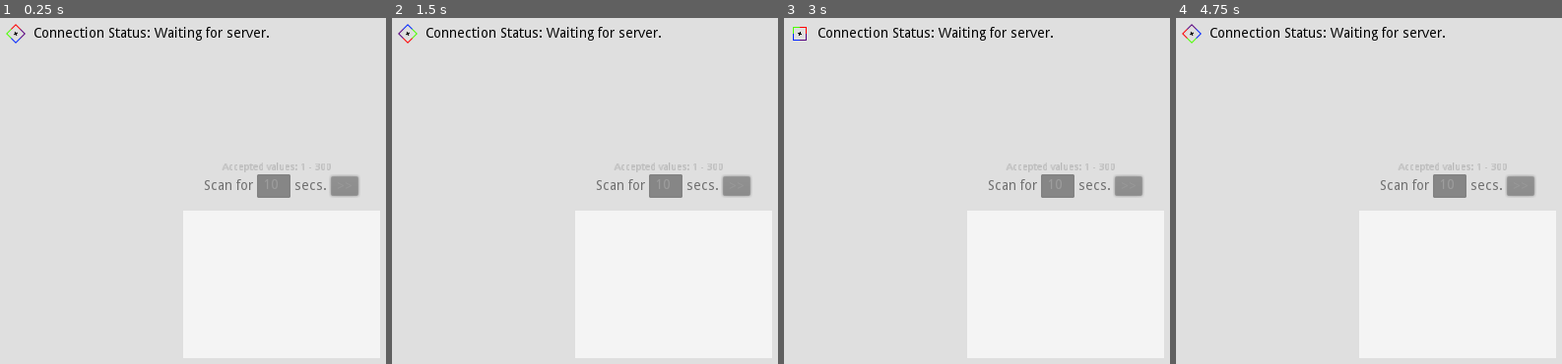
Above: before the commit, frames 1-4 (left to right).
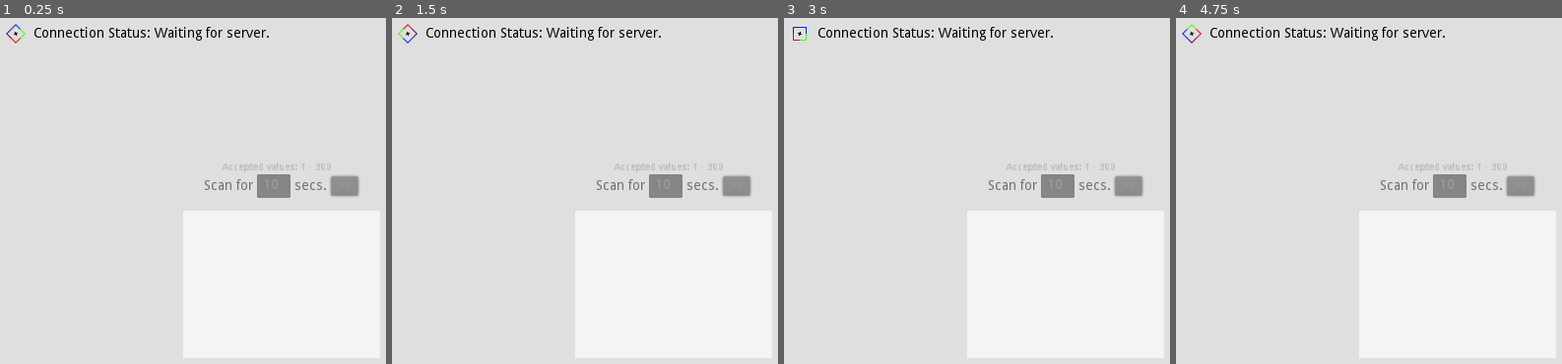
Above: after the commit, the same moments.

Repository: Aramatis/HRM-Godot-Integration
Game: Godot game, scene res://Root.tscn
Same seed, same stepped clock (60 frames per second), same inputs: the game is played once before the commit and once after it.
Inputs:
- Up to frame 1 (0.25 s): no input
- Up to frame 2 (1.5 s): tap Enter at 0.5 s; hold Right (ui_right) 0.53-1.28 s; tap Space at 1.25 s; hold Left (ui_left) from 1.28 s (still down)
- Up to frame 3 (3 s): tap Enter at 2 s; release Left (ui_left) at 2.03 s; hold Right (ui_right) from 2.03 s (still down); tap Space at 2.75 s
- Up to frame 4 (4.75 s): tap Enter at 3.5 s; release Right (ui_right) at 3.53 s; hold Left (ui_left) from 3.53 s (still down); tap Space at 4.25 s

The runs differ from the first frame. In frame 1, less than 0.1% of the frame differs, in the area x 1-7%, y 1-8%; in frame 2, less than 0.1%; in frame 3, less than 0.1%; in frame 4, less than 0.1%.

Commit message:
Added working vibrate and messaging popups to the HRM graph

Diff:
--- a/HrmGraph.gd
+++ b/HrmGraph.gd
@@ -14,6 +14,12 @@
 var x_scale : Vector2
 var y_scale : Vector2
 var indicator
+var PopupMsg : PopupDialog
+var PopupVbr : PopupDialog
+
+# Signals
+signal vibrate_by(secs)
+signal send_msg(msg)
 
 # Called when the node enters the scene tree for the first time.
 func _ready():
@@ -29,6 +35,8 @@
 	indicator.position = Vector2(300, 300)
 	hr_label = $MeanHR
 	val_label = $MeanValence
+	PopupMsg = $PopupMessage
+	PopupVbr = $PopupVibrate
 	y_axis.connect("name_resized", self, "_on_y_axis_name_change_size")
 	x_axis.set_labels("Valence", x_scale[0], x_scale[1])
 	y_axis.set_labels("Heart Rate (bpm) ", y_scale[0], y_scale[1])
@@ -95,3 +103,28 @@
 	var scale_size = real_scale[1] - real_scale[0]
 	result *= (graph_scale.length() / scale_size)
 	return result
+
+# Handles the pressing of the vibrate icon
+func _on_vibrate_icon_press():
+	PopupVbr.popup()
+
+# Handles the pressing of the message icon
+func _on_message_icon_press():
+	PopupMsg.popup()
+
+# Handles vibrate send button pressing
+func _on_vibrate_button_press() -> void:
+	var time = PopupVbr.get_node("Time")
+	var seconds = time.get_text()
+	if seconds.is_valid_integer():
+		var n := int(seconds)
+		if (n > 0):
+			emit_signal("vibrate_by", n)
+			PopupVbr.hide()
+
+# Handles message send button pressing
+func _on_message_button_press() -> void:
+	var msg = PopupMsg.get_node("Msg")
+	var text = msg.get_text()
+	emit_signal("send_msg", text)
+	PopupMsg.hide()
--- a/HrmGraph.tscn
+++ b/HrmGraph.tscn
@@ -1,8 +1,12 @@
-[gd_scene load_steps=4 format=2]
-
+[gd_scene load_steps=8 format=2]
+
+[ext_resource path="res://art/Textures/vibrate-2.png" type="Texture" id=1]
 [ext_resource path="res://HrmGraph.gd" type="Script" id=2]
+[ext_resource path="res://art/Textures/vibrate-1.png" type="Texture" id=3]
 [ext_resource path="res://Indicator.tscn" type="PackedScene" id=4]
 [ext_resource path="res://Axis.tscn" type="PackedScene" id=5]
+[ext_resource path="res://art/Textures/message-1.png" type="Texture" id=6]
+[ext_resource path="res://art/Textures/message-2.png" type="Texture" id=7]
 
 [node name="HrmGraph" type="Control"]
 margin_right = 600.0
@@ -80,3 +84,192 @@
 [node name="yAxis" parent="." instance=ExtResource( 5 )]
 
 [node name="HRIndicator" parent="." instance=ExtResource( 4 )]
+
+[node name="PopupVibrate" type="PopupDialog" parent="."]
+anchor_left = 1.0
+anchor_top = 0.1
+anchor_right = 1.0
+anchor_bottom = 0.1
+margin_left = -100.0
+margin_top = -3.0
+margin_right = -25.0
+margin_bottom = 70.0
+__meta__ = {
+"_edit_use_anchors_": false
+}
+
+[node name="Desc" type="Label" parent="PopupVibrate"]
+anchor_left = 0.5
+anchor_top = 0.05
+anchor_right = 0.5
+anchor_bottom = 0.05
+margin_left = -33.5
+margin_top = 3.35
+margin_right = 57.5
+margin_bottom = 17.35
+grow_horizontal = 2
+rect_scale = Vector2( 0.75, 0.75 )
+text = "Vibrate for"
+align = 1
+__meta__ = {
+"_edit_use_anchors_": false
+}
+
+[node name="Time" type="LineEdit" parent="PopupVibrate"]
+anchor_left = 0.5
+anchor_top = 0.05
+anchor_right = 0.5
+anchor_bottom = 0.05
+margin_left = -21.5
+margin_top = 15.35
+margin_right = 36.5
+margin_bottom = 39.35
+grow_horizontal = 2
+rect_scale = Vector2( 0.75, 0.75 )
+text = "10"
+align = 1
+max_length = 3
+__meta__ = {
+"_edit_use_anchors_": false
+}
+
+[node name="Secs" type="Label" parent="PopupVibrate"]
+anchor_left = 0.5
+anchor_top = 0.05
+anchor_right = 0.5
+anchor_bottom = 0.05
+margin_left = -33.5
+margin_top = 35.35
+margin_right = 57.5
+margin_bottom = 49.35
+grow_horizontal = 2
+rect_scale = Vector2( 0.75, 0.75 )
+text = "seconds"
+align = 1
+__meta__ = {
+"_edit_use_anchors_": false
+}
+
+[node name="Button" type="Button" parent="PopupVibrate"]
+anchor_left = 0.5
+anchor_top = 0.71
+anchor_right = 0.5
+anchor_bottom = 0.71
+margin_left = -12.5
+margin_top = -0.224003
+margin_right = 16.5
+margin_bottom = 19.776
+grow_horizontal = 2
+rect_scale = Vector2( 0.75, 0.75 )
+rect_pivot_offset = Vector2( 9.5, 0 )
+text = ">>"
+__meta__ = {
+"_edit_use_anchors_": false
+}
+
+[node name="PopupMessage" type="PopupDialog" parent="."]
+anchor_left = 1.0
+anchor_top = 0.1
+anchor_right = 1.0
+anchor_bottom = 0.1
+margin_left = -160.0
+margin_top = 22.0
+margin_right = -24.9997
+margin_bottom = 125.0
+__meta__ = {
+"_edit_use_anchors_": false
+}
+
+[node name="Desc" type="Label" parent="PopupMessage"]
+anchor_left = 0.5
+anchor_top = 0.05
+anchor_right = 0.5
+anchor_bottom = 0.05
+margin_left = -63.7774
+margin_top = 3.07261
+margin_right = 107.223
+margin_bottom = 34.0726
+grow_horizontal = 2
+rect_scale = Vector2( 0.75, 0.75 )
+text = "Send a message to the MiBand 3:"
+align = 1
+autowrap = true
+__meta__ = {
+"_edit_use_anchors_": false
+}
+
+[node name="Msg" type="TextEdit" parent="PopupMessage"]
+anchor_left = 0.5
+anchor_top = 0.05
+anchor_right = 0.5
+anchor_bottom = 0.05
+margin_left = -59.5
+margin_top = 27.85
+margin_right = 99.5
+margin_bottom = 83.85
+grow_horizontal = 2
+rect_scale = Vector2( 0.75, 0.75 )
+text = "Msg sent from PC"
+draw_spaces = true
+context_menu_enabled = false
+shortcut_keys_enabled = false
+wrap_enabled = true
+__meta__ = {
+"_edit_use_anchors_": false
+}
+
+[node name="Button" type="Button" parent="PopupMessage"]
+anchor_left = 0.5
+anchor_top = 0.775
+anchor_right = 0.5
+anchor_bottom = 0.775
+margin_left = -12.5
+margin_top = -0.224003
+margin_right = 16.5
+margin_bottom = 19.776
+grow_horizontal = 2
+rect_scale = Vector2( 0.75, 0.75 )
+rect_pivot_offset = Vector2( 9.5, 0 )
+text = ">>"
+__meta__ = {
+"_edit_use_anchors_": false
+}
+
+[node name="IconVibrate" type="TextureButton" parent="."]
+anchor_left = 1.0
+anchor_top = 0.1
+anchor_right = 1.0
+anchor_bottom = 0.1
+margin_left = -25.0
+margin_top = 3.8147e-06
+margin_bottom = 25.0
+grow_horizontal = 0
+grow_vertical = 0
+texture_normal = ExtResource( 3 )
+texture_pressed = ExtResource( 1 )
+expand = true
+stretch_mode = 5
+__meta__ = {
+"_edit_use_anchors_": false
+}
+
+[node name="IconMessage" type="TextureButton" parent="."]
+anchor_left = 1.0
+anchor_top = 0.1
+anchor_right = 1.0
+anchor_bottom = 0.1
+margin_left = -25.0
+margin_top = 25.0
+margin_bottom = 50.0
+grow_horizontal = 0
+texture_normal = ExtResource( 6 )
+texture_pressed = ExtResource( 7 )
+expand = true
+stretch_mode = 5
+__meta__ = {
+"_edit_use_anchors_": false
+}
+[connection signal="pressed" from="PopupVibrate/Button" to="." method="_on_vibrate_button_press"]
+[connection signal="pressed" from="PopupMessage/Button" to="." method="_on_message_button_press"]
+[connection signal="pressed" from="IconVibrate" to="." method="_on_vibrate_icon_press"]
+[connection signal="pressed" from="IconMessage" to="." method="_on_message_icon_press"]
--- a/Root.gd
+++ b/Root.gd
@@ -108,6 +108,14 @@
 	else:
 		conn_status.set_text(conn_init_text + "\nAuthentication Failed.")
 
+# Manages the vibrate_by signal
+func _on_vibrate_by(secs) -> void:
+	hrm_manager.vibrate_ms(secs * 1000)
+
+# Manages the send_msg signal
+func _on_send_msg(msg) -> void:
+	hrm_manager.message_miband3(msg)
+
 func _input(event):
 	if valence_enabled:
 		if event.is_action_pressed("ui_left"):
--- a/Root.tscn
+++ b/Root.tscn
@@ -49,6 +49,7 @@
 margin_right = 600.0
 margin_bottom = 600.0
 __meta__ = {
+"_edit_group_": true,
 "_edit_use_anchors_": false
 }
 
@@ -93,6 +94,7 @@
 
 [node name="AnimatedSprite" type="AnimatedSprite" parent="Screen/StartMenu/Indicator"]
 frames = SubResource( 2 )
+frame = 4
 playing = true
 
 [node name="ScanGUI" parent="Screen/StartMenu" instance=ExtResource( 2 )]
@@ -130,4 +132,6 @@
 [connection signal="scan_end" from="HrmManager" to="." method="_on_scan_end"]
 [connection signal="pressed" from="Screen/StartMenu/SelectButton" to="." method="_select_device"]
 [connection signal="scan_start" from="Screen/StartMenu/ScanGUI" to="." method="_start_scan"]
+[connection signal="send_msg" from="Screen/HrmGraph" to="." method="_on_send_msg"]
+[connection signal="vibrate_by" from="Screen/HrmGraph" to="." method="_on_vibrate_by"]
 [connection signal="timeout" from="ServerStartUpTimer" to="." method="_on_server_startup_timeout"]
Binary file added: art/Textures/message-1.png
Not shown, added: art/Textures/message-1.png.import
Binary file added: art/Textures/message-2.png
Not shown, added: art/Textures/message-2.png.import
Binary file added: art/Textures/vibrate-1.png
Not shown, added: art/Textures/vibrate-1.png.import
Binary file added: art/Textures/vibrate-2.png
Not shown, added: art/Textures/vibrate-2.png.import
